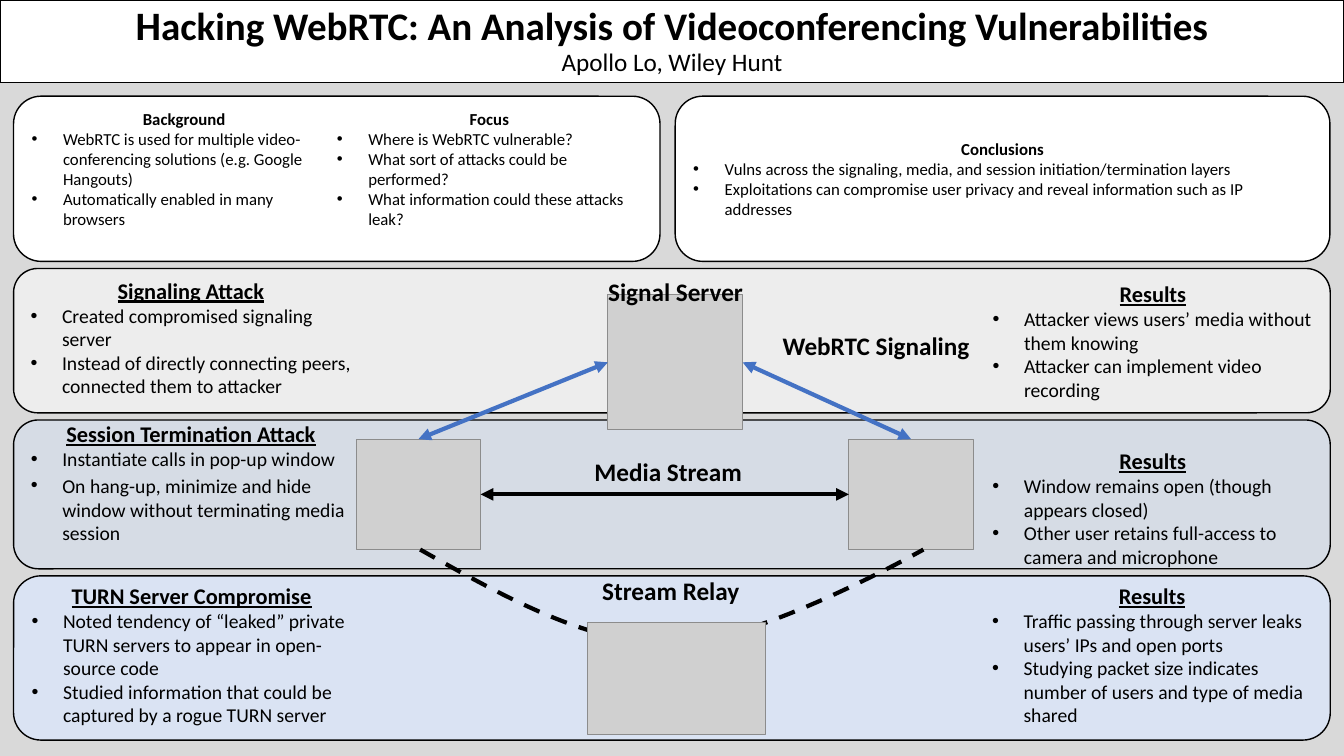
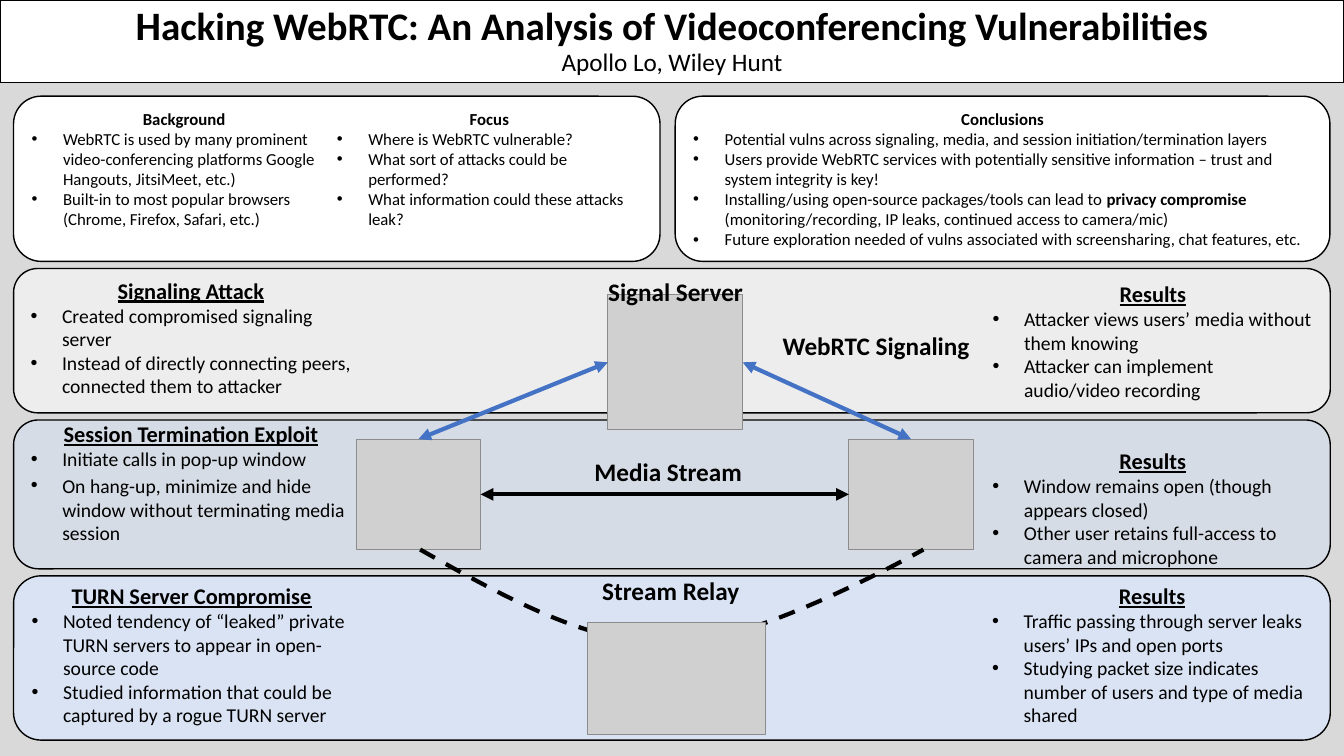
Before and after one commit to whunt1965/WEBRTC-CYBERSEC, a slide deck: slide 1 of WEBRTC_Slide.pptx (slide 3 before the commit). Drawn at 1344x756 pixels with LibreOffice and Linux fonts; fonts in the diff are those of the drawing; grey boxes stand for pictures. Boxes give left, top, right and bottom in pixels: in the first picture for what was removed or moved away, otherwise in the second. Text is boxed around its words. In the diff, an @@ line names an element or a change of style, - is before the commit and + after.

```diff
--- a/WEBRTC_Slide.pptx
+++ b/WEBRTC_Slide.pptx
@@ text in rounded rectangle at <box>63,133,314,227</box>: text changed @@
-• WebRTC is used for multiple video-conferencing solutions (e.g. Google Hangouts)
-• Automatically enabled in many browsers
+• WebRTC is used by many prominent video-conferencing platforms Google Hangouts, JitsiMeet, etc.)
+• Built-in to most popular browsers (Chrome, Firefox, Safari, etc.)
@@ text in rounded rectangle at <box>725,133,1301,248</box>: text changed @@
-• Vulns across the signaling, media, and session initiation/termination layers
-• Exploitations can compromise user privacy and reveal information such as IP addresses
+• Potential vulns across signaling, media, and session initiation/termination layers
+• Users provide WebRTC services with potentially sensitive information – trust and system integrity is key!
+• Installing/using open-source packages/tools can lead to privacy compromise (monitoring/recording, IP leaks, continued access to camera/mic)
+• Future exploration needed of vulns associated with screensharing, chat features, etc.
@@ text in rounded rectangle at <box>1024,359,1213,401</box>: text changed @@
-• Attacker can implement video recording
+• Attacker can implement audio/video recording
@@ text in rounded rectangle at <box>62,426,318,469</box>: text changed @@
-Session Termination Attack
-• Instantiate calls in pop-up window
+Session Termination Exploit
+• Initiate calls in pop-up window
```
Also in this commit, not shown: 3 other slides changed.
